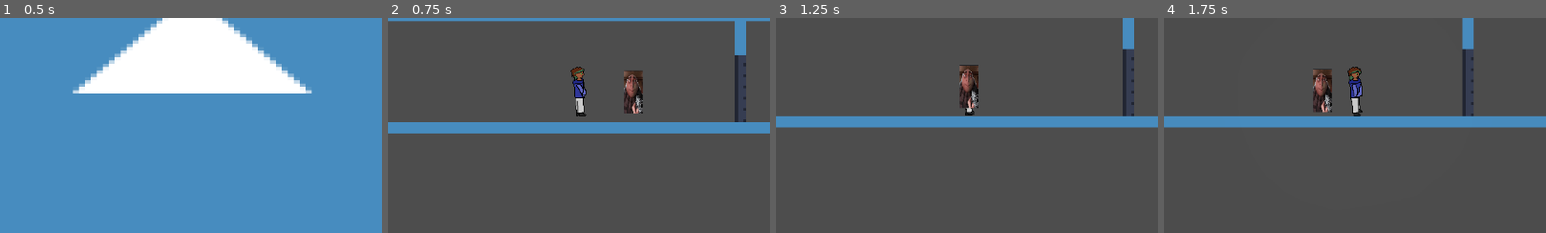
Above: before the commit, frames 1-4 (left to right).
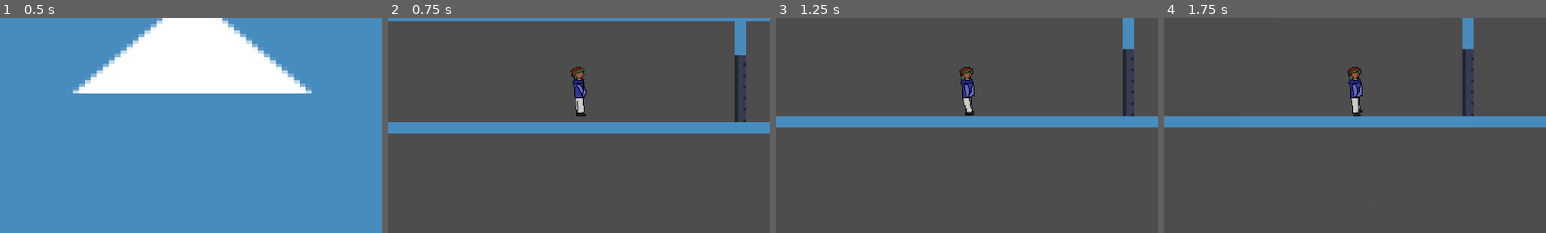
Above: after the commit, the same moments.

Repository: Oryphanix/jam
Game: Godot game, scene res://scenes/main.tscn
Two runs of this game, one before a commit and one after it. Both use one fixed random seed, a clock stepped at 60 frames per second and the inputs below. The engine's default icon, where the game draws it, is replaced by a stand-in: a white triangle on a blue panel in a dark square.
Inputs:
- Up to frame 1 (0.5 s): no input
- Up to frame 2 (0.75 s): click "Start" at 0.5 s
- Up to frame 3 (1.25 s): no input
- Up to frame 4 (1.75 s): tap Enter (ui_accept) at 1.25, 1.52 s; hold D (move_right) from 1.28 s (still down)
The pictures show only the part of the screen within x 25-75%, y 33-83%; the shares and areas given below are measured in that part.

Frame 1 is identical in both runs. In frame 2, 0.9% of the frame differs, in the area x 61-67%, y 24-45%; in frame 3, 0.9%; in frame 4, 0.9%, in the area x 39-44%, y 23-44%.

Commit message:
global signal added

Diff:
--- a/monster/States/State.gd
+++ b/monster/States/State.gd
@@ -2,7 +2,7 @@
 class_name State
 
 #Signal to Handle state transition
-signal Transitioned(state: State, new_state_name: String)
+
 
 func Enter():
 	pass
--- a/monster/States/lurking.gd
+++ b/monster/States/lurking.gd
@@ -28,12 +28,12 @@
 	var direction = Global.playerPosition - Global.enemyPosition
 	var distance := direction.length()
 	if Global.sanity <= (2*Global.maxSanity)/3 and Global.sanity > (Global.maxSanity)/3:
-		Transitioned.emit(self, "stalking")
+		SignalManager.transitioned.emit(self, "stalking")
 	if distance > 167.5:
-		Transitioned.emit(self, "prelurking")
+		SignalManager.transitioned.emit(self, "prelurking")
 	elif distance < 15:
 		Global.sanity -= sanityLoss
-		Transitioned.emit(self, "prelurking")
+		SignalManager.transitioned.emit(self, "prelurking")
 
 	#Check distance to player
 		#if is more than 167 then set state to pre lurk
--- a/monster/States/preLurk.gd
+++ b/monster/States/preLurk.gd
@@ -20,7 +20,7 @@
 	wait()
 
 func on_timer_finished():
-	Transitioned.emit(self,"lurking")
+	SignalManager.transitioned.emit(self,"lurking")
 
 func Exit():
 	delayTimer.stop()
--- a/monster/States/stalking.gd
+++ b/monster/States/stalking.gd
@@ -24,7 +24,7 @@
 	var direction = Global.playerPosition - Global.enemyPosition
 	var distance := direction.length()
 	if distance < 140:
-		Transitioned.emit(self, "chasing")
+		SignalManager.transitioned.emit(self, "chasing")
 
 
 func _on_body_left_entered(body: Node2D) -> void:
--- a/monster/States/state_machine.gd
+++ b/monster/States/state_machine.gd
@@ -9,8 +9,7 @@
 	for child in get_children():
 		if child is State:
 			states[child.name.to_lower()] = child
-			child.Transitioned.connect(change_state)
-	print("a===============================",get_tree_string_pretty())
+	SignalManager.transitioned.connect(change_state)
 	if initialState:
 		initialState.Enter()
 		currentState = initialState
--- a/monster/enemy.tscn
+++ b/monster/enemy.tscn
@@ -48,7 +48,7 @@
 
 [node name="StateMachine" type="Node" parent="enemy" node_paths=PackedStringArray("initialState", "enemy")]
 script = ExtResource("3_tgi4v")
-initialState = NodePath("Stalking")
+initialState = NodePath("preLurking")
 enemy = NodePath("..")
 
 [node name="preLurking" type="Node" parent="enemy/StateMachine" node_paths=PackedStringArray("en")]
--- a/project.godot
+++ b/project.godot
@@ -19,6 +19,7 @@
 
 Global="*res://scenes/Global.gd"
 GlobalSceneData="*res://scenes/globalSceneData.gd"
+SignalManager="*res://scenes/signalManager.gd"
 
 [display]
 
--- /dev/null
+++ b/scenes/signalManager.gd
@@ -0,0 +1,3 @@
+extends Node
+
+signal transitioned(state: State, new_state_name: String)
--- a/world/world_1.gd
+++ b/world/world_1.gd
@@ -5,4 +5,3 @@
 func _ready() -> void:
 	if !(GlobalSceneData.W1enemyPosition == null and GlobalSceneData.W1playerPosition == null):
 		$Player/player.global_position = GlobalSceneData.W1playerPosition - Vector2(10,0)
-	print(get_tree_string_pretty())
